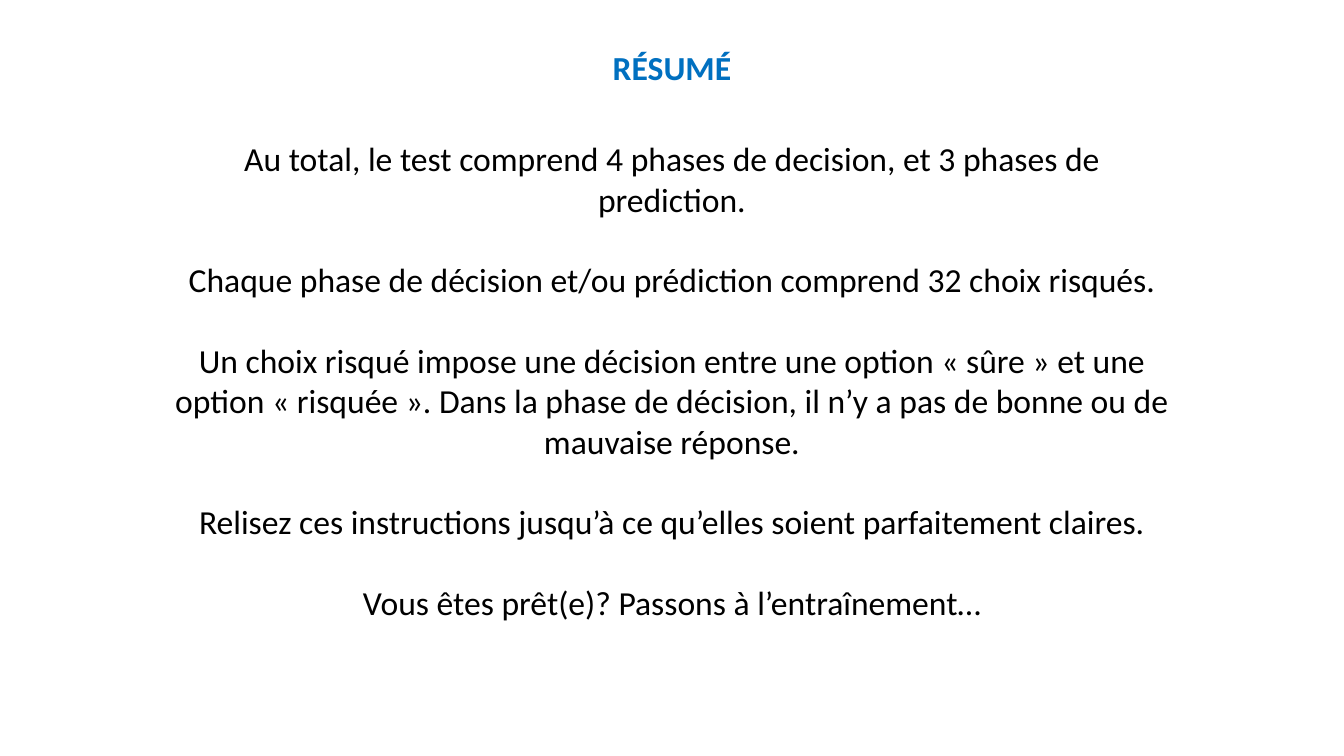
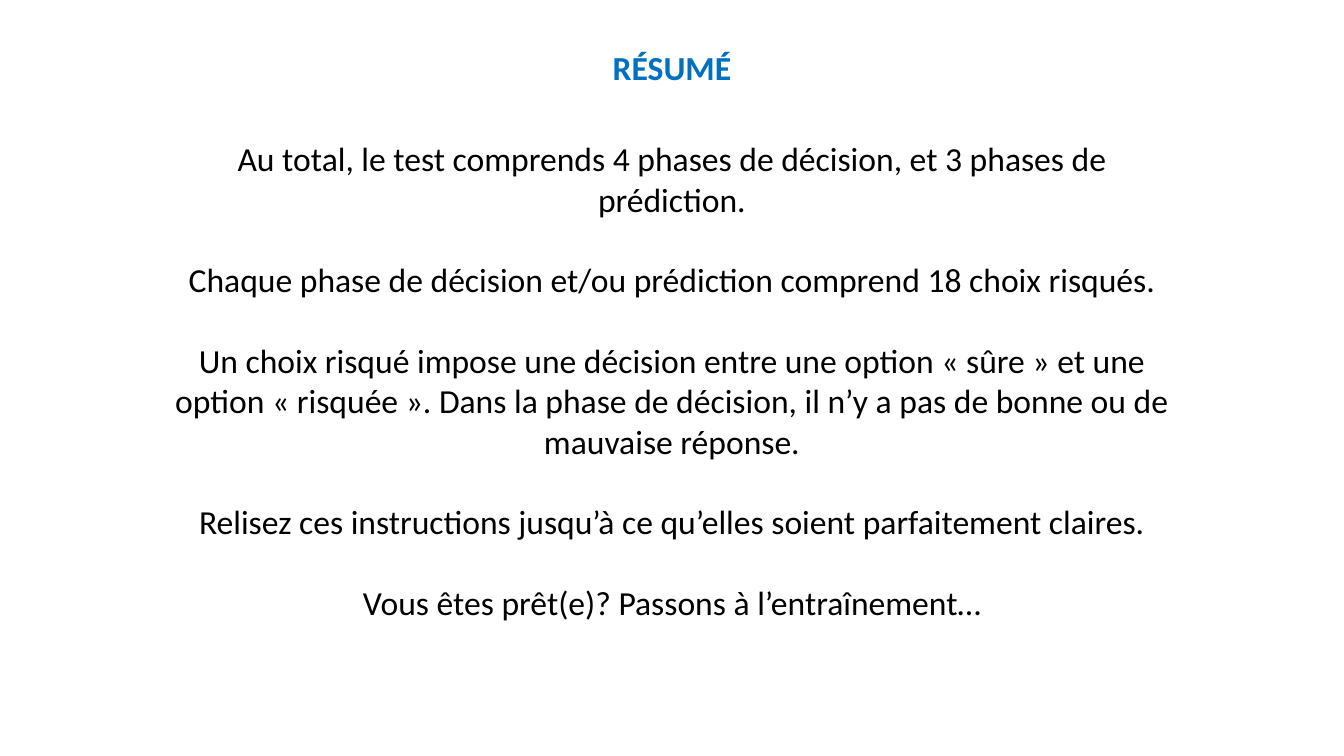
Before and after one commit to MBB-team/Online_Testing, a slide deck: slide 11 of src/mod_DPD_task/stimuli/instructions/instructionsDPD.pptx. Drawn at 1344x756 pixels with LibreOffice and Linux fonts; fonts in the diff are those of the drawing. Boxes give left, top, right and bottom in pixels: in the first picture for what was removed or moved away, otherwise in the second. Text is boxed around its words. In the diff, an @@ line names an element or a change of style, - is before the commit and + after.

```diff
--- a/src/mod_DPD_task/stimuli/instructions/instructionsDPD.pptx
+++ b/src/mod_DPD_task/stimuli/instructions/instructionsDPD.pptx
@@ text at (189, 147, 1155, 298): text changed @@
-Au total, le test comprend 4 phases de decision, et 3 phases de prediction.
-Chaque phase de décision et/ou prédiction comprend 32 choix risqués.
+Au total, le test comprends 4 phases de décision, et 3 phases de prédiction.
+Chaque phase de décision et/ou prédiction comprend 18 choix risqués.
```
Also in this commit, not shown: 2 other slides changed, 7 other files.
